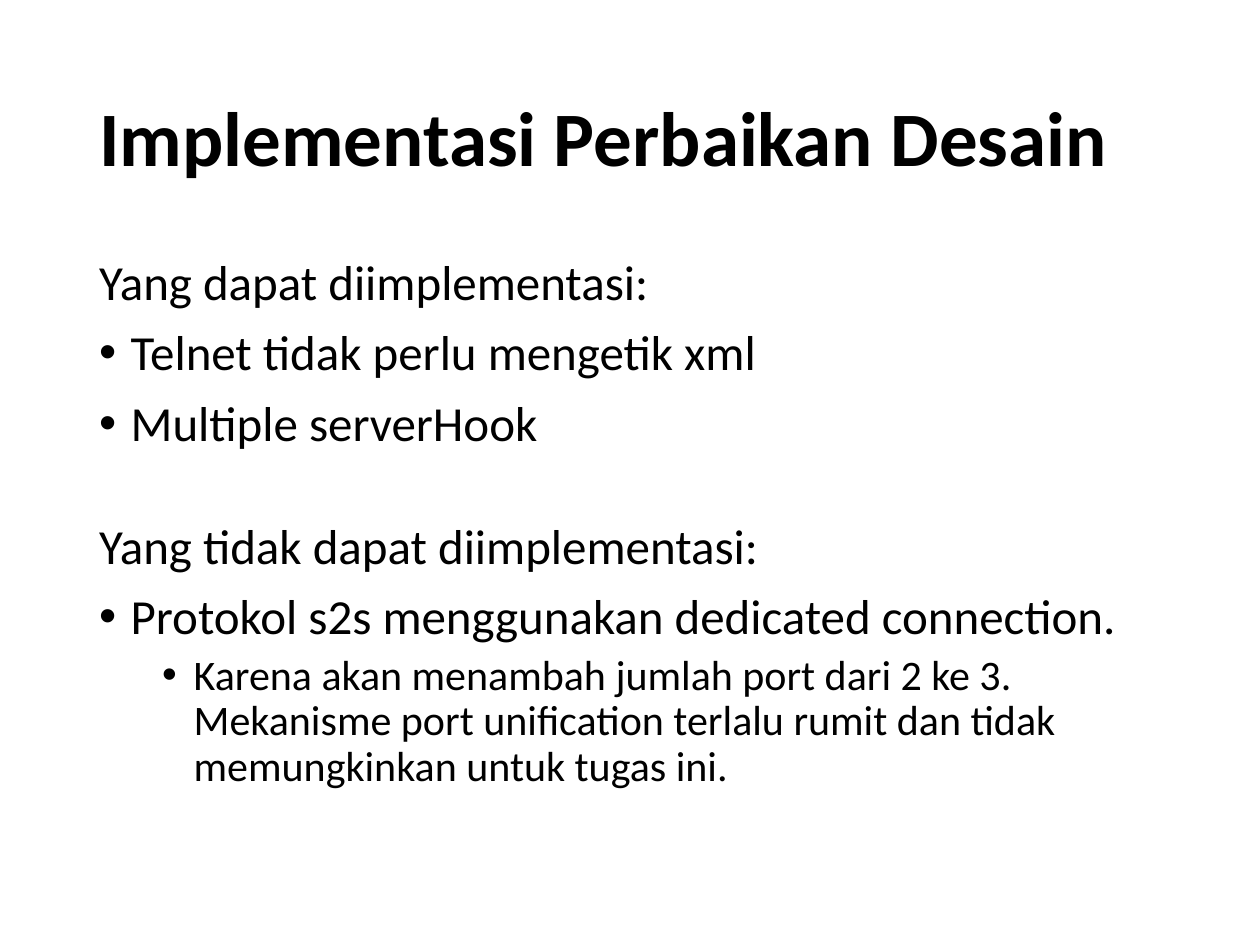
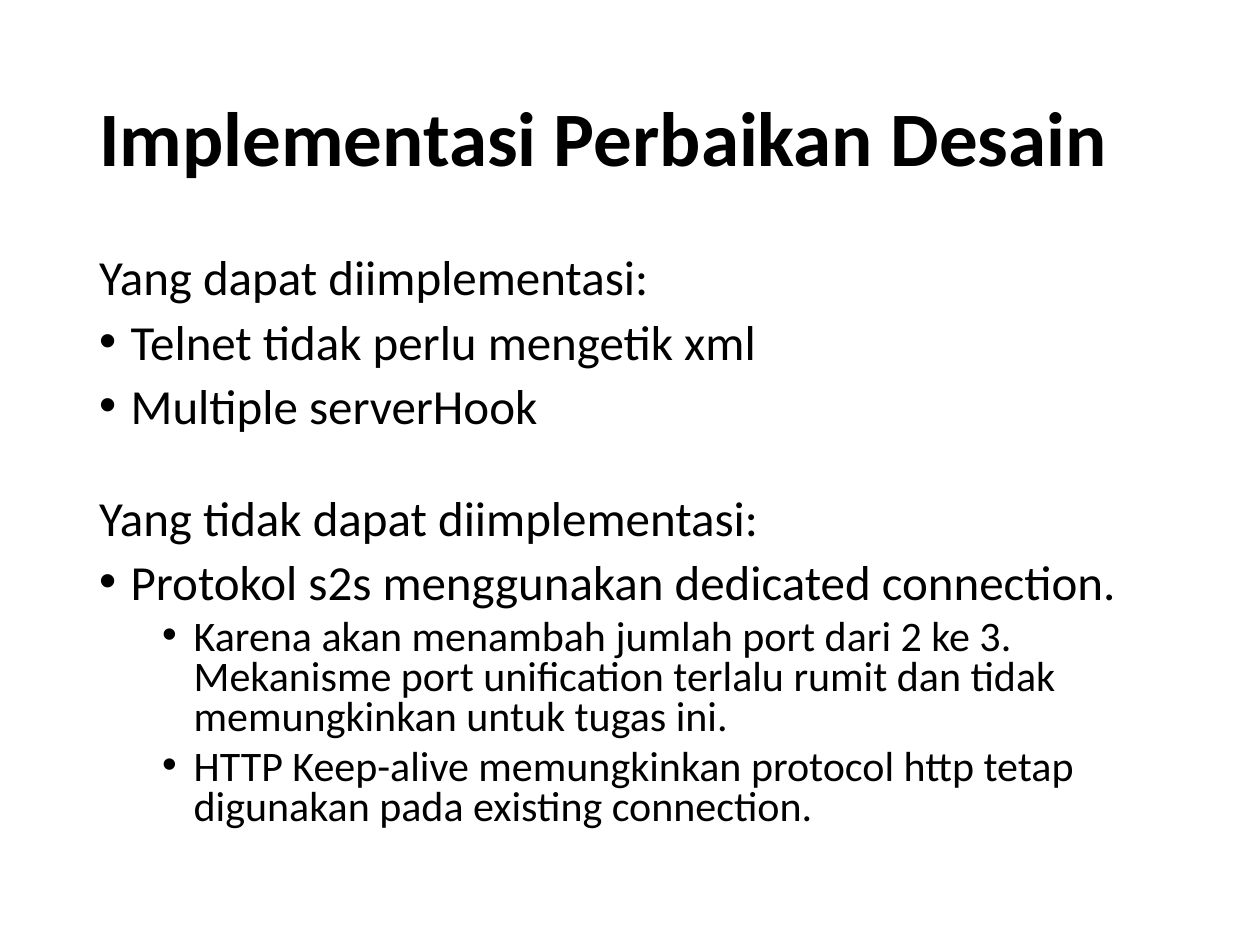
Before and after one commit to yohanesmario/chatserver, a slide deck: slide 55 of docs/Chat Server.pptx. Drawn at 1260x945 pixels with LibreOffice and Linux fonts; fonts in the diff are those of the drawing. Boxes give left, top, right and bottom in pixels: in the first picture for what was removed or moved away, otherwise in the second. Text is boxed around its words. In the diff, an @@ line names an element or a change of style, - is before the commit and + after.

Commit message:
Telnet worker, File cache

```diff
--- a/docs/Chat Server.pptx
+++ b/docs/Chat Server.pptx
@@ text at bbox=[99, 261, 1116, 739]: line spacing 0.9 to 0.8 @@
@@ text at bbox=[194, 751, 1074, 829]: paragraph added @@
+  • HTTP Keep-alive memungkinkan protocol http tetap digunakan pada existing connection.
```
Also in this commit, not shown: 1 other slide changed, 7 other files.
